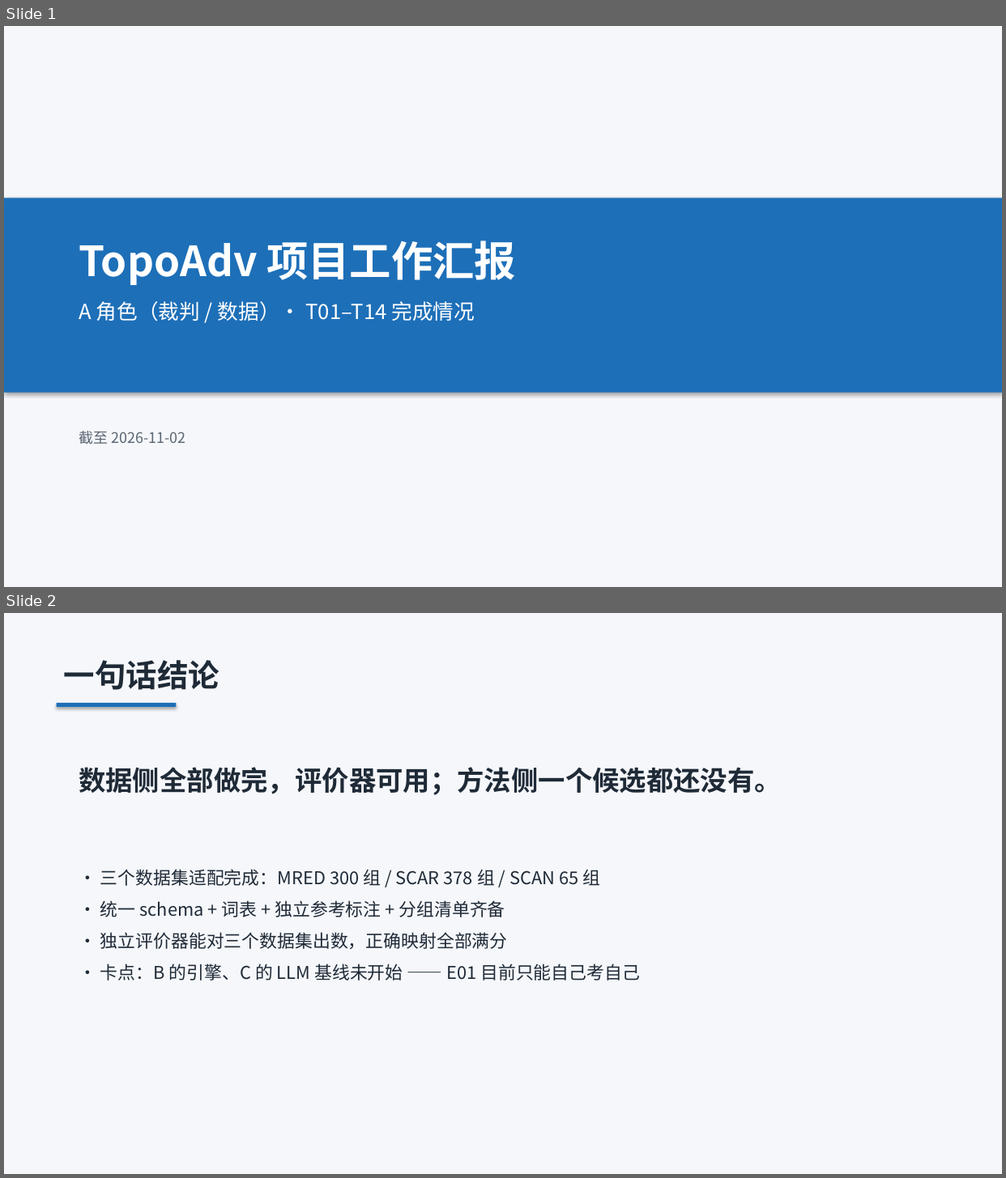
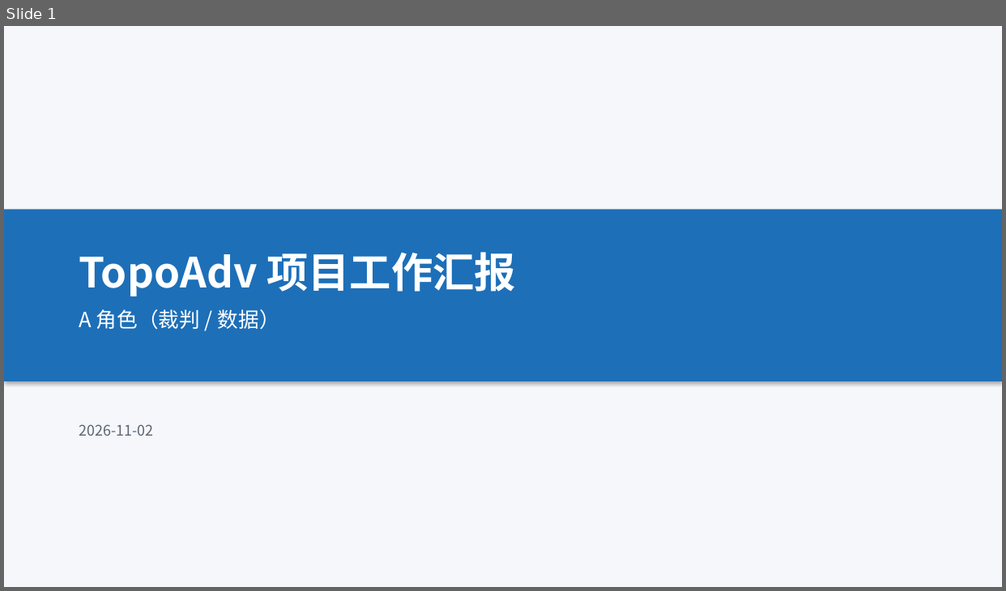
Before and after one commit to laoma9604-design/similar-learning, a slide deck: docs/TopoAdv-A角色工作汇报.pptx. Shown one above the other, each under a label of ours: slides 1 and 2 before the commit, slide 1 after it. The pictures are 1006x1178 and 1006x591 pixels, drawn with LibreOffice and Linux fonts; fonts in the diff are those of the drawing. Boxes give left, top, right and bottom in pixels: in the first picture for what was removed or moved away, otherwise in the second. Text is boxed around its words. In the diff, an @@ line names an element or a change of style, - is before the commit and + after.

Commit message:
汇报 PPT 精简为 8 页：只列已完成的工作
删除缺陷复盘、坑、待办、风险提示等章节，只保留做了什么：
  1 封面
  2 工作概览（T01/T02/T06 完成，T05、T11-T14 未完成）
  3 T01 统一对象与评价协议
  4 T02 三个数据集（组数/任务数/对象数/划分）
  5 T02 配套材料（参考标注/分组清单/结构标注/数据说明）
  6 T06 独立评价器（三数据集判据与满分情况）
  7 验收（五个工具的结果）
  8 收尾

版面检查：8 页 / 0 越界 / 0 重叠。pytest 83 passed。

```diff
--- a/docs/TopoAdv-A角色工作汇报.pptx
+++ b/docs/TopoAdv-A角色工作汇报.pptx
@@ slide 2 removed at <box>4,613,1002,1174</box>, background #FFFFFF @@
@@ rectangle removed at <box>4,613,1002,1174</box> @@
@@ text removed at <box>64,660,219,690</box> @@
-一句话结论
@@ rectangle removed at <box>57,703,177,707</box> @@
@@ text removed at <box>79,767,782,795</box> @@
-数据侧全部做完，评价器可用；方法侧一个候选都还没有。
@@ text removed at <box>100,869,640,981</box> @@
-· 三个数据集适配完成：MRED 300 组 / SCAR 378 组 / SCAN 65 组
-· 统一 schema + 词表 + 独立参考标注 + 分组清单齐备
-· 独立评价器能对三个数据集出数，正确映射全部满分
-· 卡点：B 的引擎、C 的 LLM 基线未开始 —— E01 目前只能自己考自己
@@ slide 1 changed as well @@
@@ rectangle: place and size @@
-rectangle at <box>4,199,1002,393</box>
+rectangle at <box>4,209,1002,382</box>
@@ text "TopoAdv 项目工作汇报": place and size @@
-text "TopoAdv 项目工作汇报" at <box>79,241,516,285</box>
+text "TopoAdv 项目工作汇报" at <box>79,252,516,297</box>
@@ text at <box>79,310,280,330</box>: text changed @@
-A 角色（裁判 / 数据）· T01–T14 完成情况
+A 角色（裁判 / 数据）
@@ text at <box>79,425,153,436</box>: text changed @@
-截至 2026-11-02
+2026-11-02
```
Also in this commit, not shown: 4 other slides changed, 3 slides added, 6 other slides removed, 1 other file.
